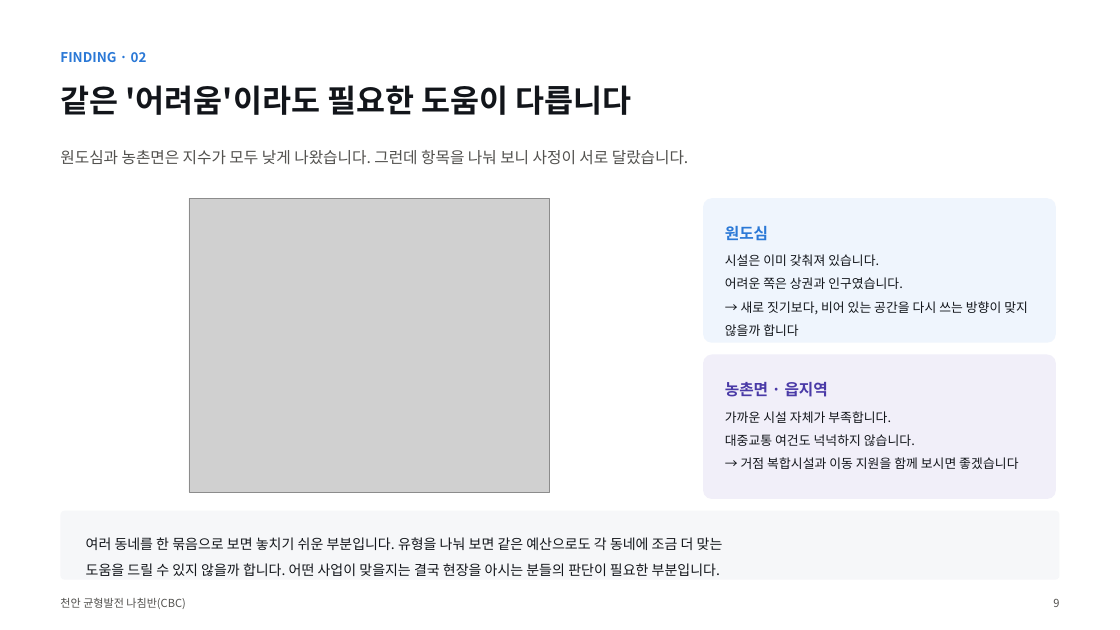
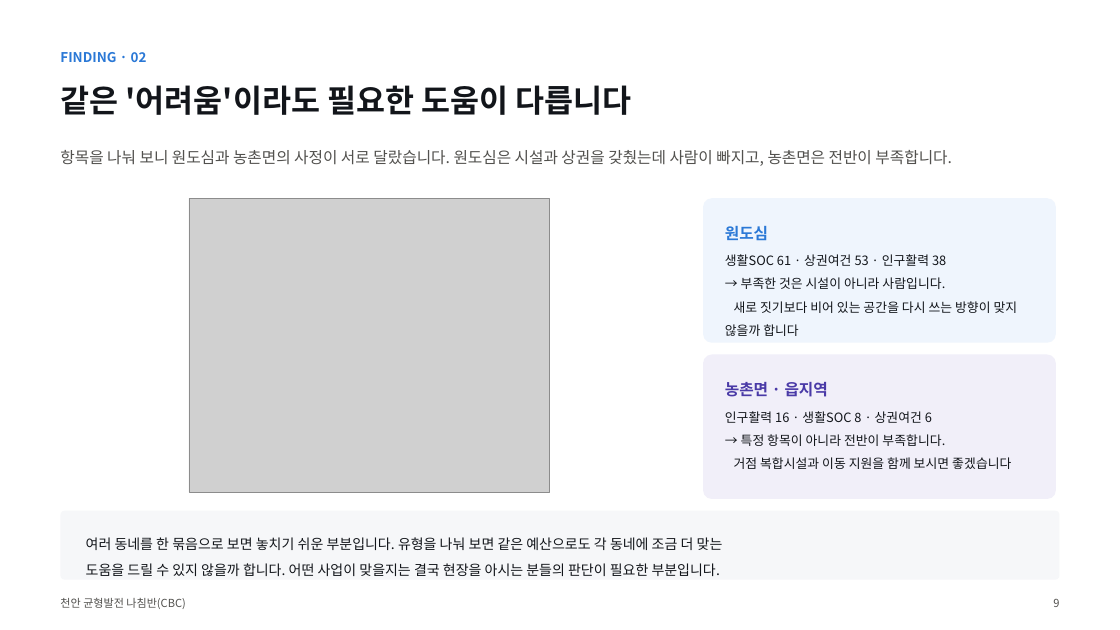
Before and after one commit to BioCode67/2026-AI-, a slide deck: slide 10 of deliverables/기획서_천안균형발전나침반_CBC.pptx. Drawn at 1120x630 pixels with LibreOffice and Linux fonts; fonts in the diff are those of the drawing; grey boxes stand for pictures. Boxes give left, top, right and bottom in pixels: in the first picture for what was removed or moved away, otherwise in the second. Text is boxed around its words. In the diff, an @@ line names an element or a change of style, - is before the commit and + after.

```diff
--- a/deliverables/기획서_천안균형발전나침반_CBC.pptx
+++ b/deliverables/기획서_천안균형발전나침반_CBC.pptx
@@ text at [60,150,952,166]: text changed @@
-원도심과 농촌면은 지수가 모두 낮게 나왔습니다. 그런데 항목을 나눠 보니 사정이 서로 달랐습니다.
+항목을 나눠 보니 원도심과 농촌면의 사정이 서로 달랐습니다. 원도심은 시설과 상권을 갖췄는데 사람이 빠지고, 농촌면은 전반이 부족합니다.
@@ text at [725,254,1018,336]: text changed @@
-시설은 이미 갖춰져 있습니다.
-어려운 쪽은 상권과 인구였습니다.
-→ 새로 짓기보다, 비어 있는 공간을 다시 쓰는 방향이 맞지 않을까 합니다
+생활SOC 61 · 상권여건 53 · 인구활력 38
+→ 부족한 것은 시설이 아니라 사람입니다.
+새로 짓기보다 비어 있는 공간을 다시 쓰는 방향이 맞지 않을까 합니다
@@ text at [725,411,1011,469]: text changed @@
-가까운 시설 자체가 부족합니다.
-대중교통 여건도 넉넉하지 않습니다.
-→ 거점 복합시설과 이동 지원을 함께 보시면 좋겠습니다
+인구활력 16 · 생활SOC 8 · 상권여건 6
+→ 특정 항목이 아니라 전반이 부족합니다.
+거점 복합시설과 이동 지원을 함께 보시면 좋겠습니다
```
Also in this commit, not shown: 16 other slides changed, 2 slides added, 1 slide removed, 26 other files.
